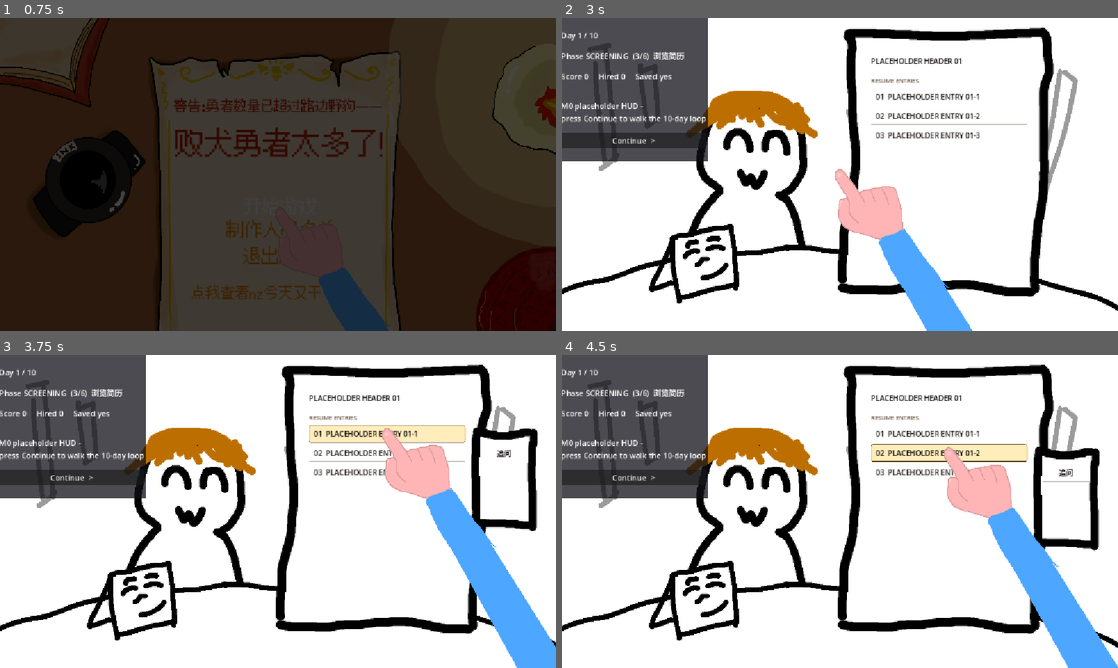
Above: before the commit, frames 1-4 (two rows, left to right).
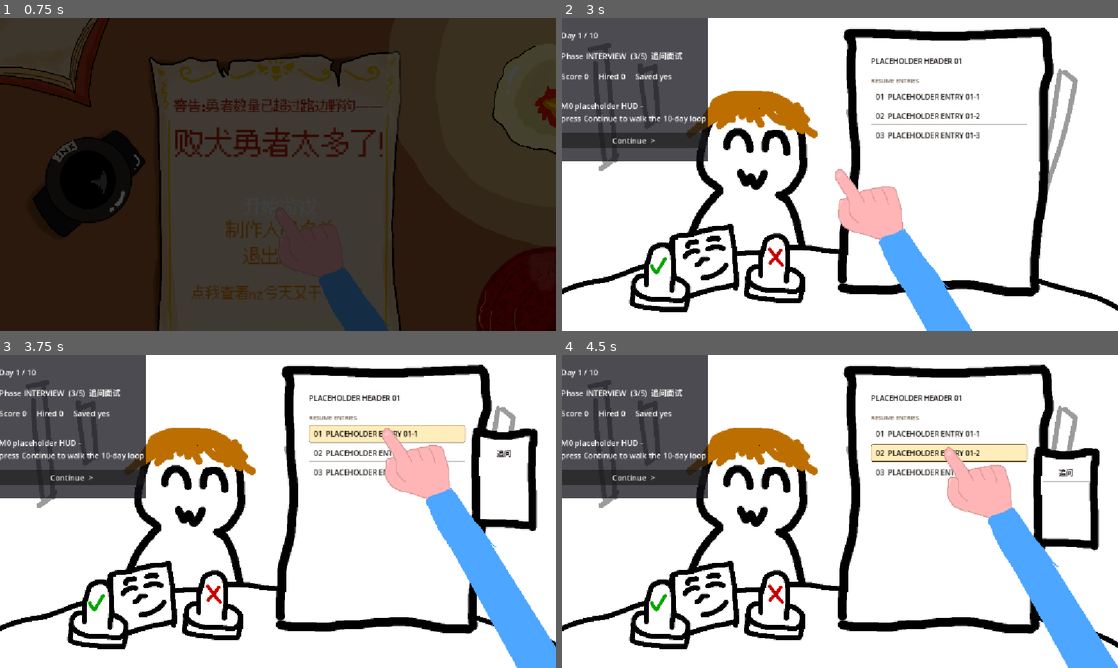
Above: after the commit, the same moments.

Repository: Dilute-l/projectYuusha
Game: Godot game, scene res://scenes/menu/main_menu.tscn
Two runs of this game, one before a commit and one after it. Both use one fixed random seed, a clock stepped at 60 frames per second and the inputs below.
Inputs (mouse positions are in pixels of both pictures, inside the frame that each line leads up to):
- Up to frame 1 (0.75 s): click "开始游戏" at 0.5 s
- Up to frame 2 (3 s): click "Continue >" at 1.25 s; click "Continue >" at 2 s; click (840, 174) at 2.75 s
- Up to frame 3 (3.75 s): click "01 PLACEHOLDER ENTRY 01-1" at 3.5 s
- Up to frame 4 (4.5 s): click "02 PLACEHOLDER ENTRY 01-2" at 4.25 s

Frame 1 is identical in both runs. In frame 2, 2.2% of the frame differs, in the area x 4-44%, y 10-94%; in frame 3, 2.2%; in frame 4, 2.2%.

Commit message:
删除了简历浏览阶段

Diff:
--- a/scenes/day/day_loop.gd
+++ b/scenes/day/day_loop.gd
@@ -127,7 +127,7 @@
 		return
 
 	var scene_key := DayDirector.scene_key_for(phase)
-	# 同一个 scene_key 表示共用一个场景实例（国王下旨 / 今日事件 / 浏览简历 / 追问面试
+	# 同一个 scene_key 表示共用一个场景实例（国王下旨 / 今日事件 / 追问面试
 	# 都挂在 interview.tscn 下）；此时不重建，只把新阶段告诉它。
 	if scene_key == _phase_scene_key:
 		if _phase_instance != null and _phase_instance.has_method("set_phase"):
--- a/scenes/day/interview/interview.gd
+++ b/scenes/day/interview/interview.gd
@@ -1,10 +1,9 @@
 extends Control
 
-## interview.tscn 承载四个阶段（ARCHITECTURE.md §4）：
+## interview.tscn 承载三个阶段（ARCHITECTURE.md §4）：
 ##   DAY_BRIEFING   国王下旨
 ##   SPECIAL_EVENT  记者报道今日魔物 / 特殊规则
-##   SCREENING      浏览简历
-##   INTERVIEW      追问面试
+##   INTERVIEW      招人：看简历、追问面试、录用判定
 ##
 ## 它们共用一个场景实例：day_loop 在同一个 scene_key 下不会重建本场景，
 ## 只调 set_phase() 把新阶段告诉它。所以「阶段 → 显示」的切换全部落在
@@ -75,7 +74,7 @@
 
 	if entered:
 		# 每次进入新阶段都先撤销「对话结束就推进」的标记。
-		# 有些阶段（如 SCREENING / INTERVIEW）根本不播阶段对话，
+		# 有些阶段（如 INTERVIEW）根本不播阶段对话，
 		# 留着上一阶段留下的 true，会让**下一段临时对话**（如提示板）播完时误推进。
 		_advance_when_dialogue_ends = false
 
@@ -93,8 +92,6 @@
 				])
 			DayPhase.Phase.INTERVIEW:
 				# 进入追问 = 新一轮判定，计数归零。
-				# 注意：等实现 §4 的「Screening ⇄ Interview 来回切换」后，这里会把已判定的进度丢掉；
-				# 届时把复位挪到「进入整轮招人」（SCREENING），或者改成「已判定集合」。
 				finished_interviewee = 0
 				_refresh_interviewee()
 
--- a/scripts/core/flow/day_director.gd
+++ b/scripts/core/flow/day_director.gd
@@ -7,7 +7,7 @@
 ## 这样「第 10 天走完该进结局」这类规则可以被测试直接调用，不需要跑起场景树。
 ##
 ## 流程（§4）：
-##   DayBriefing → SpecialEvent → 招人（Screening ⇄ Interview）→ TeamBuild
+##   DayBriefing → SpecialEvent → 招人（Interview）→ TeamBuild
 ##   → BattleReport → 第 1〜9 天回到 DayBriefing；第 10 天进 Ending
 
 ## 推进结果的三种走向
@@ -23,15 +23,13 @@
 ## 由 interview.tscn 承载的阶段：
 ##   DAY_BRIEFING   国王下旨
 ##   SPECIAL_EVENT  记者报道今日魔物 / 特殊规则
-##   SCREENING      浏览简历
-##   INTERVIEW      追问面试
+##   INTERVIEW      招人：看简历、追问面试、录用判定
 ##
-## 这四段**共用同一个场景实例**：day_loop 在同一 scene_key 下不重建实例，只调 set_phase()，
-## 所以四段之间切换是无缝的（「招人」阶段本来就可以 Screening ⇄ Interview 来回切）。
+## 这三段**共用同一个场景实例**：day_loop 在同一 scene_key 下不重建实例，只调 set_phase()，
+## 所以三段之间切换是无缝的。
 const INTERVIEW_HOSTED: Array[int] = [
 	DayPhase.Phase.DAY_BRIEFING,
 	DayPhase.Phase.SPECIAL_EVENT,
-	DayPhase.Phase.SCREENING,
 	DayPhase.Phase.INTERVIEW,
 ]
 
@@ -48,8 +46,8 @@
 		if day_index >= GameConfig.TOTAL_DAYS:
 			return { "step": Step.RUN_END, "phase": DayPhase.Phase.ENDING, "day": day_index }
 		return { "step": Step.DAY_END, "phase": DayPhase.Phase.DAY_BRIEFING, "day": day_index + 1 }
-	# 注：招人阶段实际可以在 Screening / Interview 之间来回切换（§4），
-	# 这里给出的是一条默认推进路线，够 M0 的空壳流程跑通；M2 再由面试流程自己决定何时离开。
+	# 注：招人阶段（Interview）内部由面试流程自己决定何时离开（M2 接）。
+	# 这里给出的是一条默认推进路线，够 M0 的空壳流程跑通。
 	return { "step": Step.PHASE, "phase": DayPhase.next(phase), "day": day_index }
 
 
--- a/scripts/util/day_phase.gd
+++ b/scripts/util/day_phase.gd
@@ -11,8 +11,7 @@
 enum Phase {
 	DAY_BRIEFING,   ## 国王下旨：今日名额 / 新解锁的面试内容 / 教程提示
 	SPECIAL_EVENT,  ## 记者报道今日魔物 / 特殊规则
-	SCREENING,      ## 招人：浏览简历
-	INTERVIEW,      ## 招人：追问面试（与 SCREENING 可来回切换）
+	INTERVIEW,      ## 招人：看简历 + 追问面试 + 录用判定
 	TEAM_BUILD,     ## 从通过者中挑满名额
 	BATTLE_REPORT,  ## 马车上看战报演出、车夫对话、当日分数
 	ENDING,         ## 第 10 天之后的结局场景
@@ -26,7 +25,6 @@
 const NAMES: Array[StringName] = [
 	&"DAY_BRIEFING",
 	&"SPECIAL_EVENT",
-	&"SCREENING",
 	&"INTERVIEW",
 	&"TEAM_BUILD",
 	&"BATTLE_REPORT",
@@ -37,7 +35,6 @@
 const ORDER: Array[int] = [
 	Phase.DAY_BRIEFING,
 	Phase.SPECIAL_EVENT,
-	Phase.SCREENING,
 	Phase.INTERVIEW,
 	Phase.TEAM_BUILD,
 	Phase.BATTLE_REPORT,
@@ -47,7 +44,6 @@
 const DISPLAY_NAMES: Array[String] = [
 	"国王下旨",
 	"今日事件",
-	"浏览简历",
 	"追问面试",
 	"组队",
 	"战报",
@@ -75,9 +71,9 @@
 	return index if index >= 0 else Phase.DAY_BRIEFING
 
 
-## 「招人」阶段：Screening 与 Interview 都属于招人，可来回切换
+## 「招人」阶段：看简历与追问判定都发生在 Interview 这一段里
 static func is_recruiting(phase: int) -> bool:
-	return phase == Phase.SCREENING or phase == Phase.INTERVIEW
+	return phase == Phase.INTERVIEW
 
 
 ## 该阶段是否属于某个具体的一天（ENDING 不属于任何一天）
--- a/tools/smoke_m0.gd
+++ b/tools/smoke_m0.gd
@@ -12,7 +12,7 @@
 ##   · GameState 能连续走完 10 天（第 10 天不再推进，应走结局）
 ##   · SaveService 存读档后状态一致
 ##   · SceneRouter 能真实完成 主菜单 → 每日循环 的场景切换
-##   · 在真实 day_loop 场景里点满 10 天 × 6 阶段，并落到结局场景
+##   · 在真实 day_loop 场景里点满 10 天 × 5 阶段，并落到结局场景
 ##
 ## 全部通过退出码 0；有失败项退出码 1。
 
@@ -427,7 +427,7 @@
 			presses += 1
 			await get_tree().process_frame
 
-	_check(walk_ok, "按 DayBriefing→SpecialEvent→Screening→Interview→TeamBuild→BattleReport 走完 10 天")
+	_check(walk_ok, "按 DayBriefing→SpecialEvent→Interview→TeamBuild→BattleReport 走完 10 天")
 	if not walk_ok:
 		for line in phase_log:
 			printerr("   " + line)
--- a/tools/smoke_team_builder.gd
+++ b/tools/smoke_team_builder.gd
@@ -58,7 +58,7 @@
 	# 这里**不造**测试用候选人，测的就是「data/days/*.tres → 左半边头像」这条路。
 	GameState.start_new_run(20261011)
 	# 面试场景在 DAY_BRIEFING 会自己播开场对话；自检不需要那一段，把阶段拨到招人。
-	GameState.set_phase(DayPhase.Phase.SCREENING)
+	GameState.set_phase(DayPhase.Phase.INTERVIEW)
 
 	var candidates := GameState.current_candidates
 	_check(candidates.size() >= 2, "第 1 天名单里至少 2 位候选人（实际 %d）" % candidates.size())
Not shown, changed: ARCHITECTURE.md
